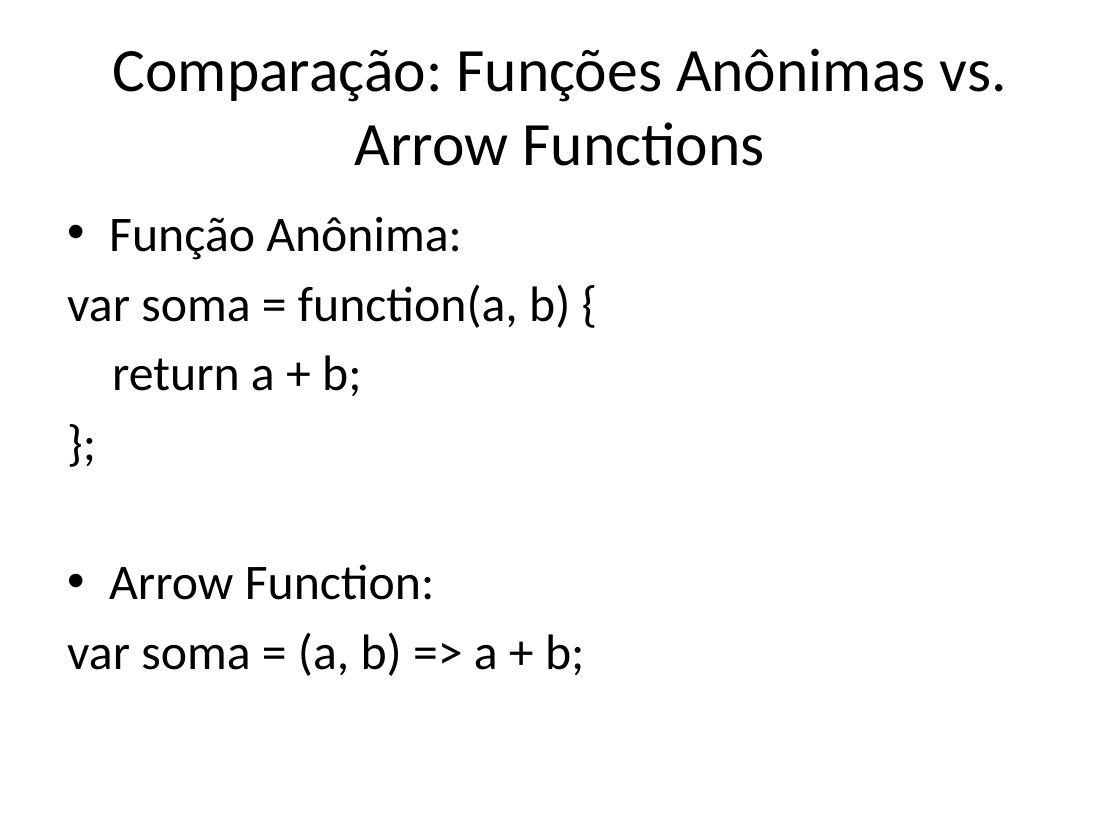
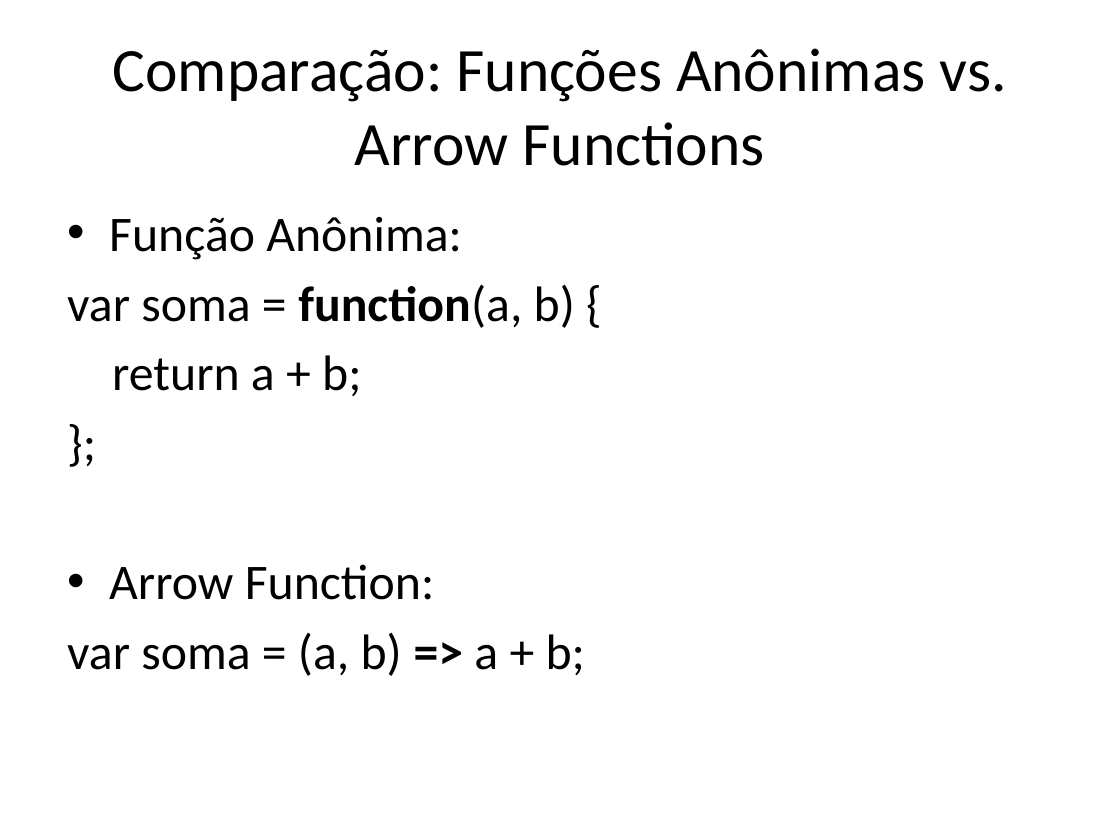
Before and after one commit to dfpires/progcomp2-2024b, a slide deck: slide 7 of ES5e6.pptx. Drawn at 1120x840 pixels with LibreOffice and Linux fonts; fonts in the diff are those of the drawing. Boxes give left, top, right and bottom in pixels: in the first picture for what was removed or moved away, otherwise in the second. Text is boxed around its words. In the diff, an @@ line names an element or a change of style, - is before the commit and + after.

```diff
--- a/ES5e6.pptx
+++ b/ES5e6.pptx
@@ text at (67, 284, 585, 676): bold on in "function(a,", "=>" @@
```
Also in this commit, not shown: 2 other slides changed, 1 slide added, 1 slide removed.
